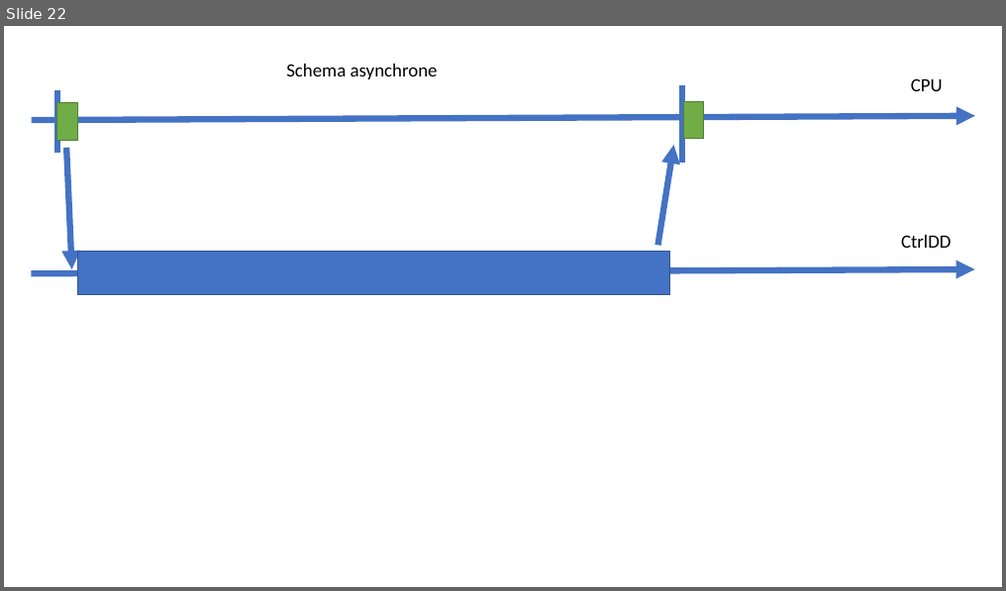
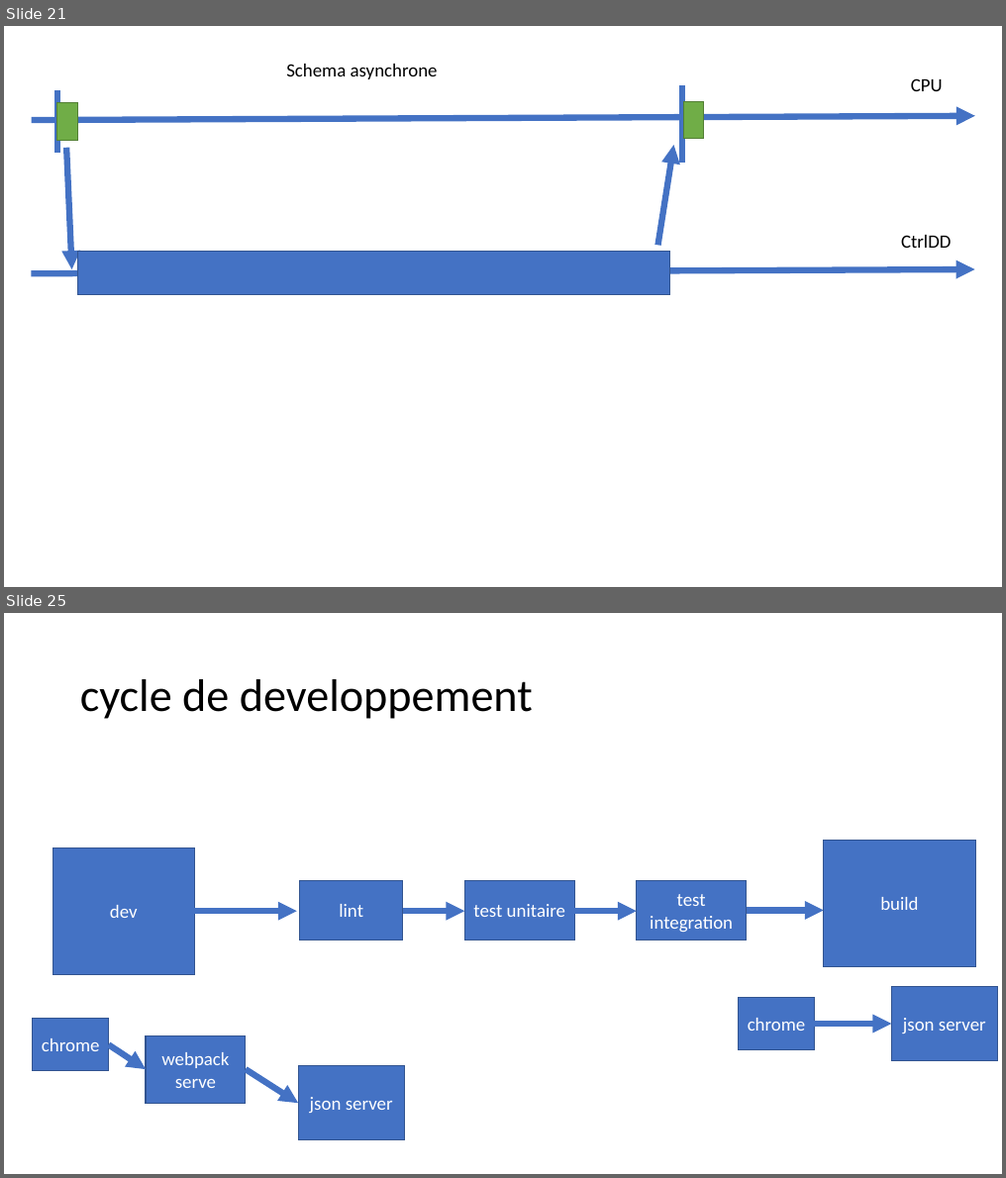
Before and after one commit to jlg-formation/fan-oct-2021, a slide deck: notes.pptx. Shown one above the other, each under a label of ours: slide 22 before the commit, slides 21 and 25 after it; the slides between them are not shown. The pictures are 1006x591 and 1006x1178 pixels, drawn with LibreOffice and Linux fonts; fonts in the diff are those of the drawing. Boxes give left, top, right and bottom in pixels: in the first picture for what was removed or moved away, otherwise in the second. Text is boxed around its words. In the diff, an @@ line names an element or a change of style, - is before the commit and + after.

```diff
--- a/notes.pptx
+++ b/notes.pptx
@@ slide 25 added at <box>4,613,1002,1174</box>, background #FFFFFF @@
@@ title added at <box>80,679,533,719</box>, 44 pt, text #000000 @@
+cycle de developpement
@@ rectangle added at <box>53,848,194,974</box>, fill #4472C4, outline #325491 1 pt, 18 pt, text #FFFFFF @@
+dev
@@ rectangle added at <box>824,841,976,967</box>, fill #4472C4, outline #325491 1 pt, 18 pt, text #FFFFFF @@
+build
@@ rectangle added at <box>300,881,403,940</box>, fill #4472C4, outline #325491 1 pt, 18 pt, text #FFFFFF @@
+lint
@@ rectangle added at <box>464,881,574,940</box>, fill #4472C4, outline #325491 1 pt, 18 pt, text #FFFFFF @@
+test unitaire
@@ rectangle added at <box>637,881,746,940</box>, fill #4472C4, outline #325491 1 pt, 18 pt, text #FFFFFF @@
+test integration
@@ arrow added from (194, 911) to (297, 911), #4472C4 6 pt @@
@@ arrow added from (403, 911) to (464, 911), #4472C4 6 pt @@
@@ arrow added from (574, 911) to (637, 911), #4472C4 6 pt @@
@@ arrow added from (746, 910) to (824, 910), #4472C4 6 pt @@
@@ rectangle added at <box>739,998,815,1051</box>, fill #4472C4, outline #325491 1 pt, 18 pt, text #FFFFFF @@
+chrome
@@ rectangle added at <box>892,986,998,1060</box>, fill #4472C4, outline #325491 1 pt, 18 pt, text #FFFFFF @@
+json server
@@ rectangle added at <box>33,1019,109,1071</box>, fill #4472C4, outline #325491 1 pt, 18 pt, text #FFFFFF @@
+chrome
@@ arrow added from (815, 1024) to (892, 1024), #4472C4 6 pt @@
@@ arrow added from (109, 1045) to (146, 1069), #4472C4 6 pt @@
@@ rectangle added at <box>146,1036,246,1103</box>, fill #4472C4, outline #325491 1 pt, 18 pt, text #FFFFFF @@
+webpack serve
@@ arrow added from (246, 1069) to (298, 1103), #4472C4 6 pt @@
@@ rectangle added at <box>298,1066,405,1141</box>, fill #4472C4, outline #325491 1 pt, 18 pt, text #FFFFFF @@
+json server
@@ what was slide 22 is now slide 21 @@
```
Also in this commit, not shown: 4 slides changed, 2 other slides added.
